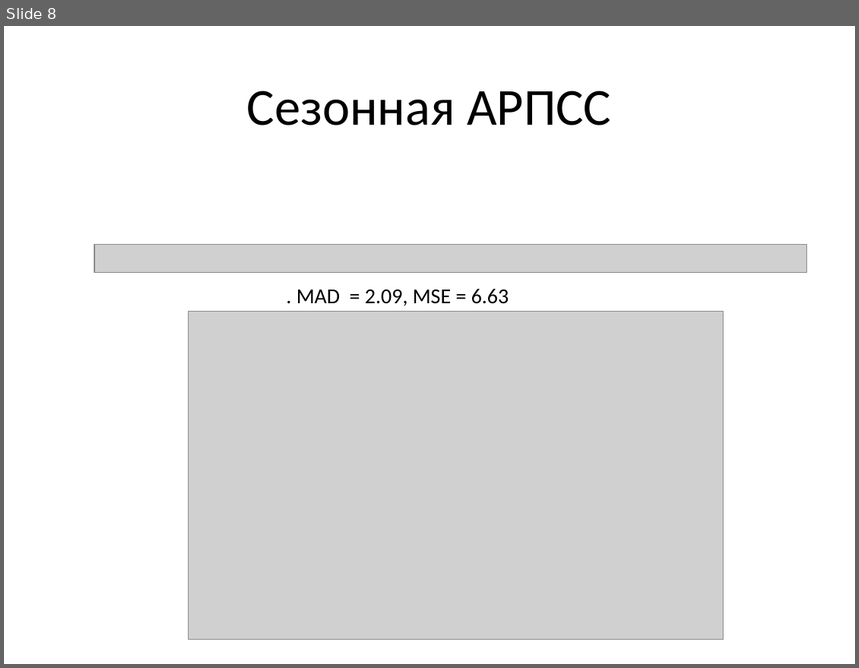
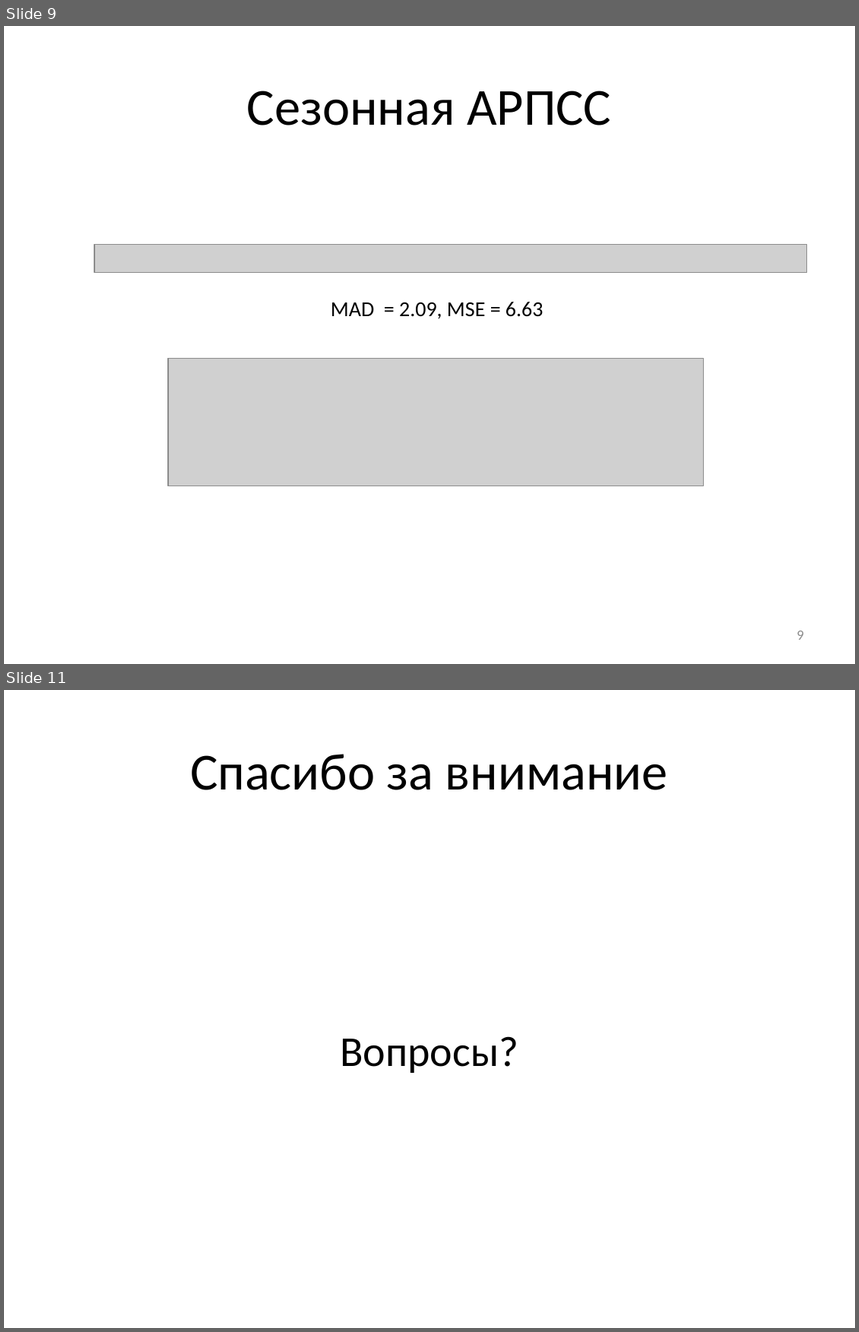
Before and after one commit to Ivan456/diplom, a slide deck: Ivan Vodich.pptx. Shown one above the other, each under a label of ours: slide 8 before the commit, slides 9 and 11 after it; the slides between them are not shown. The pictures are 859x668 and 859x1332 pixels, drawn with LibreOffice and Linux fonts; fonts in the diff are those of the drawing; grey boxes stand for pictures. Boxes give left, top, right and bottom in pixels: in the first picture for what was removed or moved away, otherwise in the second. Text is boxed around its words. In the diff, an @@ line names an element or a change of style, - is before the commit and + after.

```diff
--- a/Ivan Vodich.pptx
+++ b/Ivan Vodich.pptx
@@ slide 11 added at [4, 690, 855, 1328], background #FFFFFF @@
@@ title added at [190, 754, 668, 790], 44 pt, text #000000 @@
+Спасибо за внимание
@@ subtitle added at [340, 1037, 519, 1073], 36 pt, text #000000 @@
+Вопросы?
@@ what was slide 8 is now slide 9 @@
@@ slide 9 changed as well @@
@@ text at [331, 302, 544, 319]: text changed @@
-. MAD = 2.09, MSE = 6.63
+MAD = 2.09, MSE = 6.63
@@ picture: place and size @@
-picture at [188, 312, 723, 641]
+picture at [168, 359, 704, 487]
@@ page number added at [797, 631, 804, 640], 12 pt, text #8B8B8B @@
+9
```
Also in this commit, not shown: 6 other slides changed, 3 other slides added, 1 slide removed, 1 other file.
